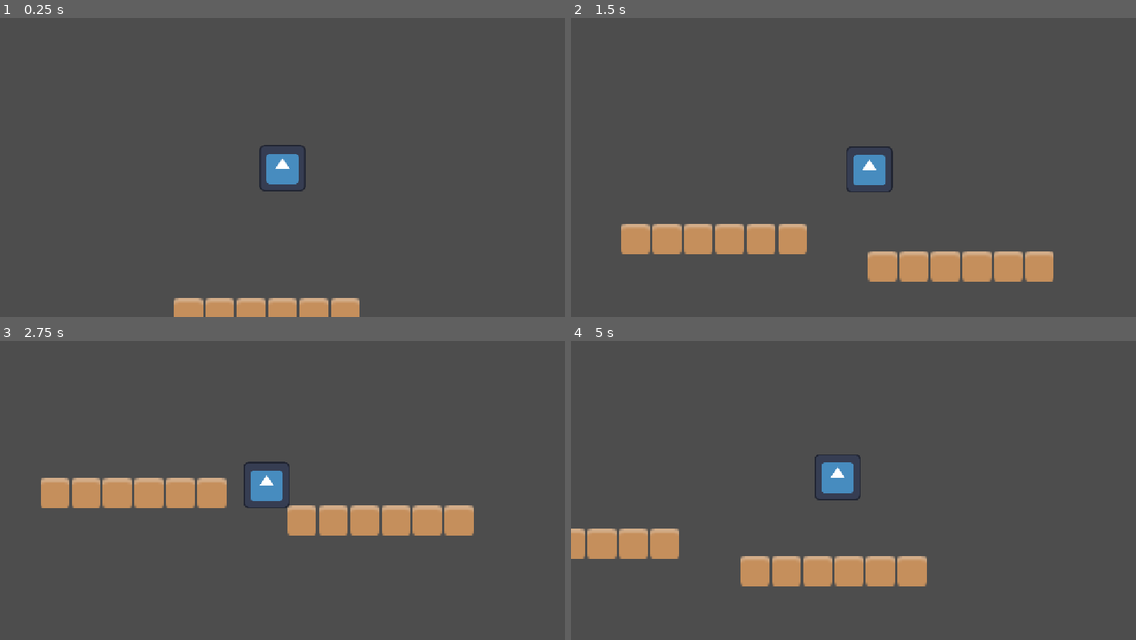
Above: before the commit, frames 1-4 (two rows, left to right).
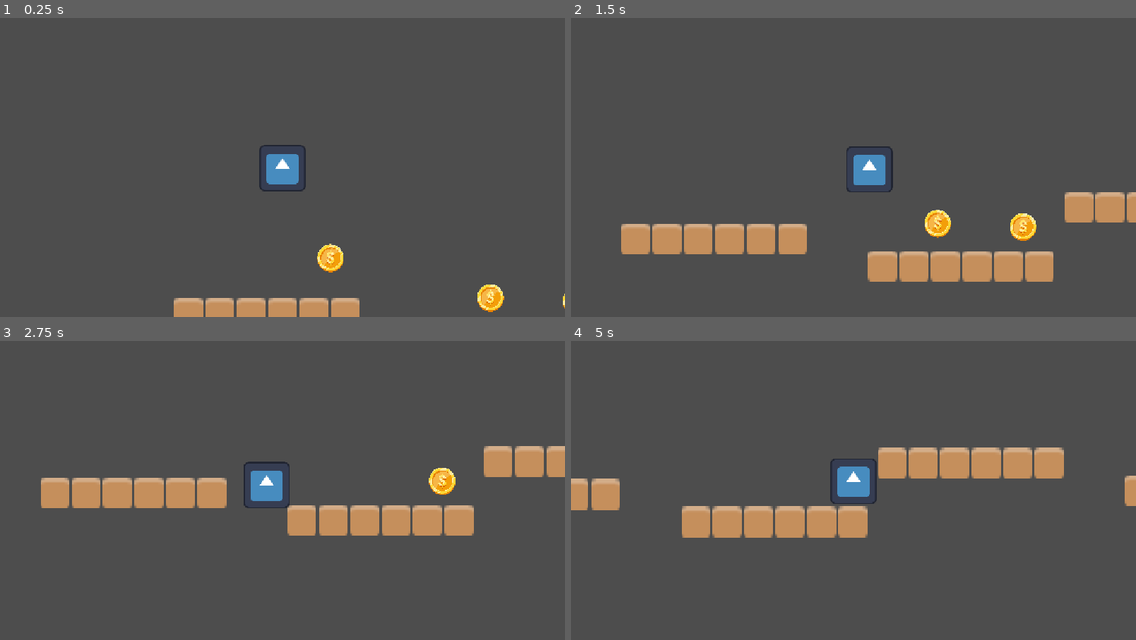
Above: after the commit, the same moments.

Repository: developer-ajay-ahirwar/Godot-Development
Game: Godot game, scene res://Scene/game_play.tscn
Two runs of this game, one before a commit and one after it. Both use one fixed random seed, a clock stepped at 60 frames per second and the inputs below. This scene is started directly instead of the project's main scene. The engine's default icon, where the game draws it, is replaced by a stand-in: a white triangle on a blue panel in a dark square.
Inputs:
- Up to frame 1 (0.25 s): no input
- Up to frame 2 (1.5 s): hold D (move_right) from 0.53 s (still down); tap Space (jump) at 0.77 s
- Up to frame 3 (2.75 s): tap Space (jump) at 1.52 s; release D (move_right) at 2.03 s; hold A (move_left) from 2.03 s (still down)
- Up to frame 4 (5 s): release A (move_left) at 2.78 s; hold D (move_right) 2.78-4.28 s; tap Space (jump) at 3.02, 3.77, 4.52 s; hold A (move_left) from 4.28 s (still down)

The runs differ from the first frame. In frame 1, 0.7% of the frame differs, in the area x 56-100%, y 75-99%; in frame 2, 1.9%; in frame 3, 1.7%; in frame 4, 13%, in the area x 0-100%, y 35-83%.

Commit message:
coin add and collision layer & mask learing

Diff:
--- /dev/null
+++ b/01-platformer-2d/Scene/coin.tscn
@@ -0,0 +1,32 @@
+[gd_scene format=3 uid="uid://dl08chxwuelxb"]
+
+[ext_resource type="Script" uid="uid://b7nhngmndgiww" path="res://Scripts/coin.gd" id="1_5e757"]
+[ext_resource type="Texture2D" uid="uid://cndolpjtisqx5" path="res://Asset/dollar.png" id="1_wqyjo"]
+
+[sub_resource type="CircleShape2D" id="CircleShape2D_yjpjg"]
+radius = 116.48176
+
+[sub_resource type="SpriteFrames" id="SpriteFrames_rnpy5"]
+animations = [{
+"frames": [{
+"duration": 1.0,
+"texture": ExtResource("1_wqyjo")
+}],
+"loop": 1,
+"name": &"spin",
+"speed": 5.0
+}]
+
+[node name="Coin" type="Area2D" unique_id=1651905301]
+collision_layer = 8
+script = ExtResource("1_5e757")
+
+[node name="CollisionShape2D" type="CollisionShape2D" parent="." unique_id=170509136]
+scale = Vector2(2.21, 2.21)
+shape = SubResource("CircleShape2D_yjpjg")
+
+[node name="AnimatedSprite2D" type="AnimatedSprite2D" parent="." unique_id=1192968780]
+sprite_frames = SubResource("SpriteFrames_rnpy5")
+animation = &"spin"
+
+[connection signal="body_entered" from="." to="." method="_on_body_entered"]
--- a/01-platformer-2d/Scene/game_play.tscn
+++ b/01-platformer-2d/Scene/game_play.tscn
@@ -2,6 +2,7 @@
 
 [ext_resource type="PackedScene" uid="uid://pxkjropbo370" path="res://Scene/platfrom.tscn" id="1_i83s2"]
 [ext_resource type="PackedScene" uid="uid://dh2y5jlwh548f" path="res://Scene/player.tscn" id="2_i83s2"]
+[ext_resource type="PackedScene" uid="uid://dl08chxwuelxb" path="res://Scene/coin.tscn" id="3_l38c8"]
 
 [node name="GamePlay" type="Node2D" unique_id=1640615281]
 
@@ -55,8 +56,70 @@
 position = Vector2(1048, 472)
 scale = Vector2(3.11, 4.48)
 
+[node name="Platfrom13" parent="Platfrom" unique_id=1465208097 instance=ExtResource("1_i83s2")]
+position = Vector2(1128, 352)
+scale = Vector2(3.11, 4.48)
+
+[node name="Platfrom14" parent="Platfrom" unique_id=334307832 instance=ExtResource("1_i83s2")]
+position = Vector2(1192, 352)
+scale = Vector2(3.11, 4.48)
+
+[node name="Platfrom15" parent="Platfrom" unique_id=27950408 instance=ExtResource("1_i83s2")]
+position = Vector2(1256, 352)
+scale = Vector2(3.11, 4.48)
+
+[node name="Platfrom16" parent="Platfrom" unique_id=2082151746 instance=ExtResource("1_i83s2")]
+position = Vector2(1320, 352)
+scale = Vector2(3.11, 4.48)
+
+[node name="Platfrom17" parent="Platfrom" unique_id=2071279971 instance=ExtResource("1_i83s2")]
+position = Vector2(1384, 352)
+scale = Vector2(3.11, 4.48)
+
+[node name="Platfrom18" parent="Platfrom" unique_id=467200440 instance=ExtResource("1_i83s2")]
+position = Vector2(1448, 352)
+scale = Vector2(3.11, 4.48)
+
+[node name="Platfrom19" parent="Platfrom" unique_id=812719230 instance=ExtResource("1_i83s2")]
+position = Vector2(1632, 408)
+scale = Vector2(3.11, 4.48)
+
+[node name="Platfrom20" parent="Platfrom" unique_id=1440345031 instance=ExtResource("1_i83s2")]
+position = Vector2(1696, 408)
+scale = Vector2(3.11, 4.48)
+
+[node name="Platfrom21" parent="Platfrom" unique_id=575044115 instance=ExtResource("1_i83s2")]
+position = Vector2(1760, 408)
+scale = Vector2(3.11, 4.48)
+
+[node name="Platfrom22" parent="Platfrom" unique_id=519248056 instance=ExtResource("1_i83s2")]
+position = Vector2(1824, 408)
+scale = Vector2(3.11, 4.48)
+
+[node name="Platfrom23" parent="Platfrom" unique_id=2017265365 instance=ExtResource("1_i83s2")]
+position = Vector2(1888, 408)
+scale = Vector2(3.11, 4.48)
+
+[node name="Platfrom24" parent="Platfrom" unique_id=1779482840 instance=ExtResource("1_i83s2")]
+position = Vector2(1952, 408)
+scale = Vector2(3.11, 4.48)
+
 [node name="Player" type="Node2D" parent="." unique_id=1612755048]
 
 [node name="CharacterBody2D" parent="." unique_id=2026870308 instance=ExtResource("2_i83s2")]
 position = Vector2(416, 80)
 scale = Vector2(0.74, 0.74)
+
+[node name="coins" type="Node" parent="." unique_id=2057355410]
+
+[node name="Coin" parent="coins" unique_id=1651905301 instance=ExtResource("3_l38c8")]
+position = Vector2(514, 304)
+scale = Vector2(0.11, 0.11)
+
+[node name="Coin2" parent="coins" unique_id=1808496446 instance=ExtResource("3_l38c8")]
+position = Vector2(1014, 392)
+scale = Vector2(0.11, 0.11)
+
+[node name="Coin3" parent="coins" unique_id=505458174 instance=ExtResource("3_l38c8")]
+position = Vector2(839.99994, 385)
+scale = Vector2(0.11, 0.11)
--- a/01-platformer-2d/Scene/platfrom.tscn
+++ b/01-platformer-2d/Scene/platfrom.tscn
@@ -6,6 +6,7 @@
 size = Vector2(20, 14)
 
 [node name="Platfrom" type="StaticBody2D" unique_id=2145392141]
+collision_layer = 2
 
 [node name="Sprite2D" type="Sprite2D" parent="." unique_id=12121420]
 texture = ExtResource("1_jir7k")
--- a/01-platformer-2d/Scene/player.tscn
+++ b/01-platformer-2d/Scene/player.tscn
@@ -7,6 +7,7 @@
 radius = 107.77665
 
 [node name="player" type="CharacterBody2D" unique_id=2026870308]
+collision_mask = 2
 script = ExtResource("1_yx0hs")
 
 [node name="Sprite2D" type="Sprite2D" parent="." unique_id=938728434]
--- /dev/null
+++ b/01-platformer-2d/Scripts/coin.gd
@@ -0,0 +1,5 @@
+extends Area2D
+
+
+func _on_body_entered(body: Node2D) -> void:
+	queue_free()
--- a/01-platformer-2d/project.godot
+++ b/01-platformer-2d/project.godot
@@ -20,12 +20,6 @@
 window/stretch/mode="canvas_items"
 window/stretch/aspect="expand"
 
-[file_customization]
-
-folder_colors={
-"res://Scripts/": "red"
-}
-
 [input]
 
 move_left={
@@ -46,6 +40,14 @@
 ]
 }
 
+[layer_names]
+
+2d_physics/layer_1="player"
+2d_physics/layer_2="world"
+2d_physics/layer_3="falling"
+2d_physics/layer_4="item"
+2d_physics/layer_5="enemy"
+
 [physics]
 
 3d/physics_engine="Jolt Physics"
Binary file added: 01-platformer-2d/Asset/dollar.png
Not shown, added: 01-platformer-2d/Asset/dollar.png.import
Not shown, added: 01-platformer-2d/Scripts/coin.gd.uid
